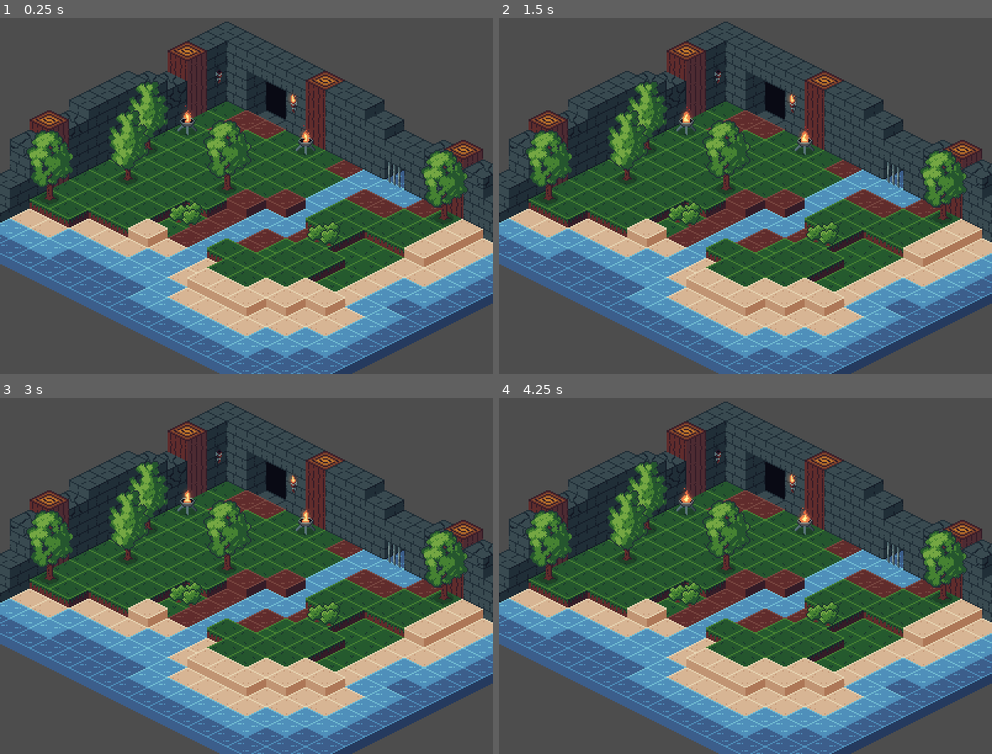
Above: before the commit, frames 1-4 (two rows, left to right).
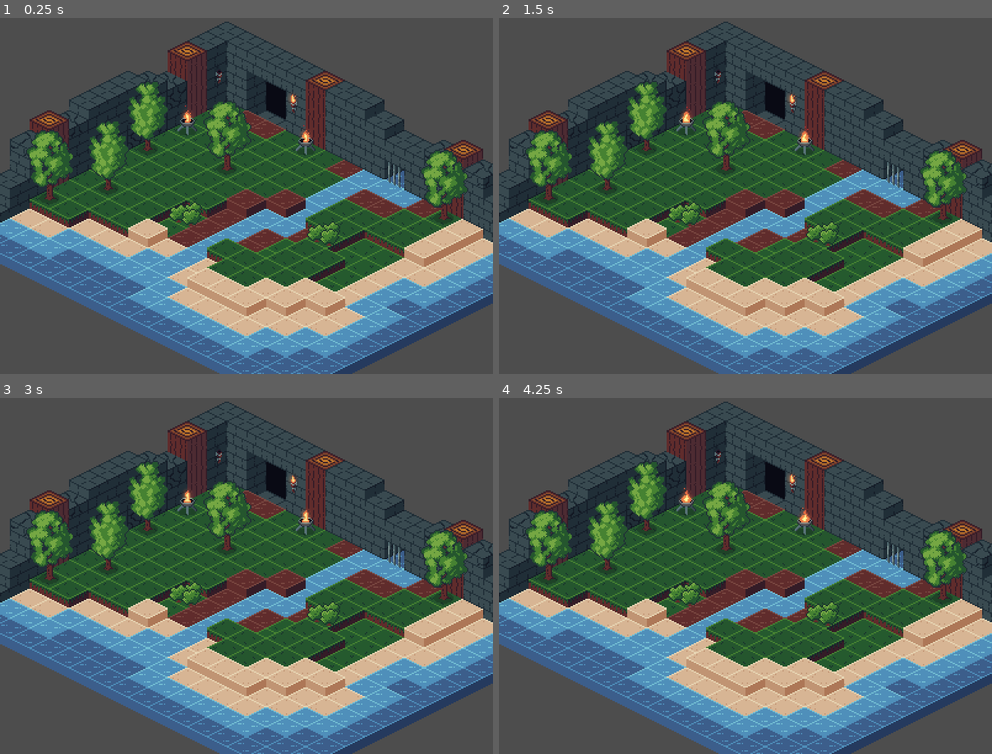
Above: after the commit, the same moments.

Repository: Paraldos/isometric
Game: Godot game, scene res://level.tscn
Same seed, same stepped clock (60 frames per second), same inputs: the game is played once before the commit and once after it.
Inputs:
- Up to frame 1 (0.25 s): no input
- Up to frame 2 (1.5 s): tap Enter at 0.5 s
- Up to frame 3 (3 s): tap Space at 2 s; tap Enter at 2.75 s
- Up to frame 4 (4.25 s): tap Space at 3.5 s

The runs differ from the first frame. In frame 1, 2.9% of the frame differs, in the area x 7-93%, y 19-53%; in frame 2, 2.9%; in frame 3, 2.9%; in frame 4, 2.9%.

Commit message:
refined trees

Diff:
--- a/level.tscn
+++ b/level.tscn
@@ -57,10 +57,10 @@
 position = Vector2(32, 96)
 
 [node name="Tree5" parent="Node2D" unique_id=1826951439 instance=ExtResource("4_0b4ue")]
-position = Vector2(96, 80)
+position = Vector2(80, 88)
 
 [node name="Tree" parent="Node2D" unique_id=350592522 instance=ExtResource("4_0b4ue")]
-position = Vector2(176, 88)
+position = Vector2(176, 72)
 
 [node name="Tree2" parent="Node2D" unique_id=639737974 instance=ExtResource("4_0b4ue")]
 position = Vector2(352, 112)
Binary file changed: assets/img/trees-Sheet.png
Binary file changed: assets/img/trees.aseprite
